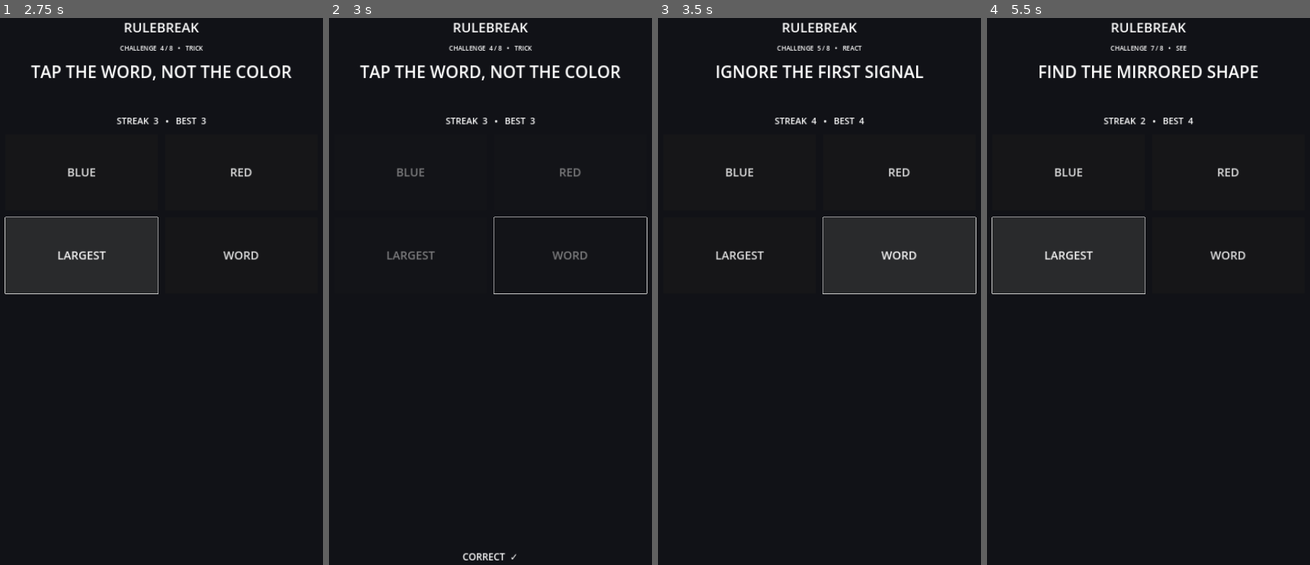
Above: before the commit, frames 1-4 (left to right).
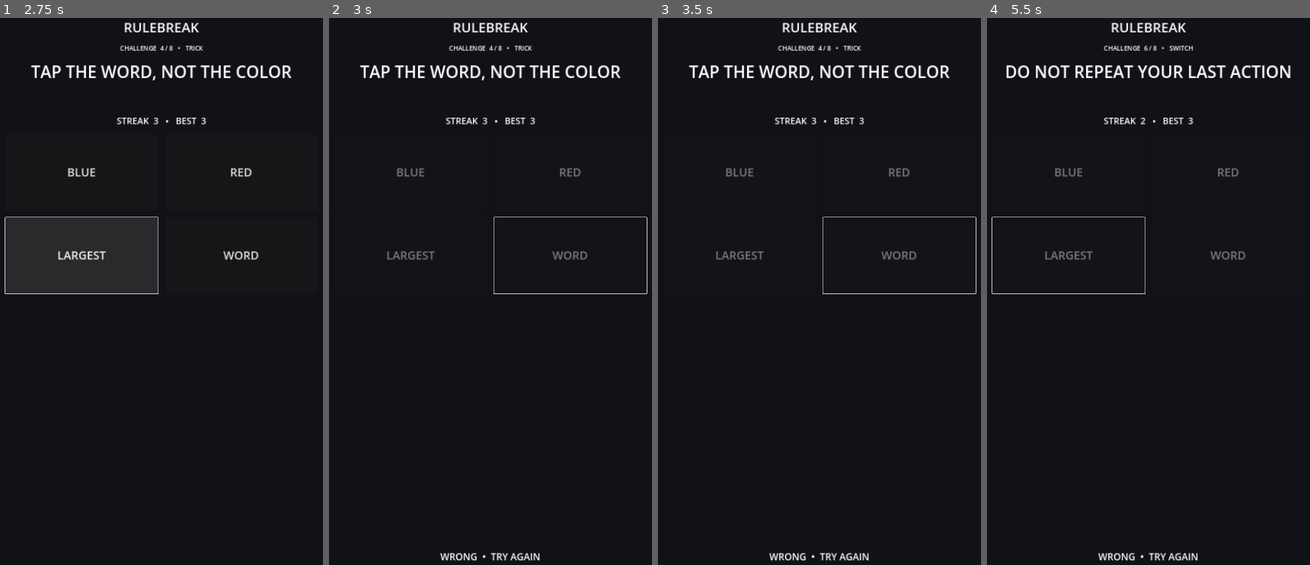
Above: after the commit, the same moments.

Repository: lukeniukrostyslav/rulebreak8
Game: Godot game, scene res://main.tscn
Same seed, same stepped clock (60 frames per second), same inputs: the game is played once before the commit and once after it.
Inputs (mouse positions are in pixels of both pictures, inside the frame that each line leads up to):
- Up to frame 1 (2.75 s): click "BLUE" at 0.5 s; click "RED" at 1.25 s; click "LARGEST" at 2 s
- Up to frame 2 (3 s): click "WORD" at 2.75 s
- Up to frame 3 (3.5 s): no input
- Up to frame 4 (5.5 s): click (1067, 171) at 3.5 s, where only the run before the commit has a clickable "BLUE"; click (1229, 171) at 4.25 s, where only the run after the commit has a clickable "RED"; click "LARGEST" at 5 s

Frame 1 is identical in both runs. In frame 2, 0.3% of the frame differs, in the area x 34-66%, y 97-100%; in frame 3, 2.1%; in frame 4, 2.3%, in the area x 5-95%, y 5-100%.

Commit message:
refactor: make challenge choices data driven

Diff:
--- a/scripts/core/challenge_manager.gd
+++ b/scripts/core/challenge_manager.gd
@@ -2,14 +2,14 @@
 extends RefCounted
 
 var challenges: Array[Dictionary] = [
-    {"id":"switch_blue", "rule":"TAP BLUE", "correct":0, "kind":"SWITCH"},
-    {"id":"switch_red", "rule":"TAP RED", "correct":1, "kind":"SWITCH"},
-    {"id":"largest", "rule":"TAP THE LARGEST", "correct":2, "kind":"TRICK"},
-    {"id":"word", "rule":"TAP THE WORD, NOT THE COLOR", "correct":3, "kind":"TRICK"},
-    {"id":"ignore_first", "rule":"IGNORE THE FIRST SIGNAL", "correct":1, "kind":"REACT"},
-    {"id":"no_repeat", "rule":"DO NOT REPEAT YOUR LAST ACTION", "correct":2, "kind":"SWITCH"},
-    {"id":"mirror", "rule":"FIND THE MIRRORED SHAPE", "correct":0, "kind":"SEE"},
-    {"id":"obvious_wrong", "rule":"THE OBVIOUS ANSWER IS WRONG", "correct":3, "kind":"TRICK"}
+    {"id":"blue", "rule":"TAP BLUE", "choices":["BLUE","RED","GREEN","YELLOW"], "correct":0, "kind":"SWITCH"},
+    {"id":"red", "rule":"TAP RED", "choices":["BLUE","RED","GREEN","YELLOW"], "correct":1, "kind":"SWITCH"},
+    {"id":"largest", "rule":"TAP THE LARGEST", "choices":["SMALLEST","LEFT","LARGEST","RIGHT"], "correct":2, "kind":"TRICK"},
+    {"id":"word", "rule":"TAP THE WORD, NOT THE COLOR", "choices":["WORD","COLOR","BOTH","NONE"], "correct":0, "kind":"TRICK"},
+    {"id":"second_signal", "rule":"IGNORE THE FIRST SIGNAL", "choices":["FIRST","SECOND","BOTH","NONE"], "correct":1, "kind":"REACT"},
+    {"id":"no_repeat", "rule":"DO NOT REPEAT YOUR LAST ACTION", "choices":["LEFT","RIGHT","LEFT AGAIN","NONE"], "correct":1, "kind":"SWITCH"},
+    {"id":"mirror", "rule":"FIND THE MIRRORED SHAPE", "choices":["A","B","C","D"], "correct":0, "kind":"SEE"},
+    {"id":"obvious_wrong", "rule":"THE OBVIOUS ANSWER IS WRONG", "choices":["OBVIOUS","SECOND","THIRD","FOURTH"], "correct":1, "kind":"TRICK"}
 ]
 
 var index := 0
